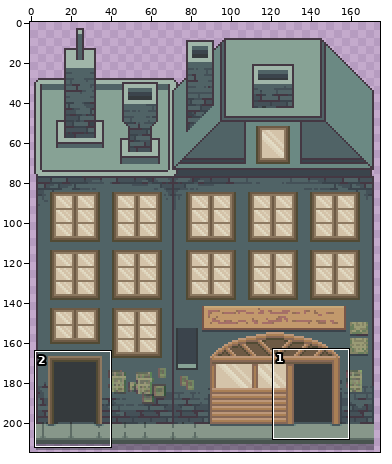
Sprite sheet: assets/02_architecture/02_palud/paludBuildingLeft.png. Above: a wide view before the commit, with the close-up outlined.
Close-up. Earlier state:
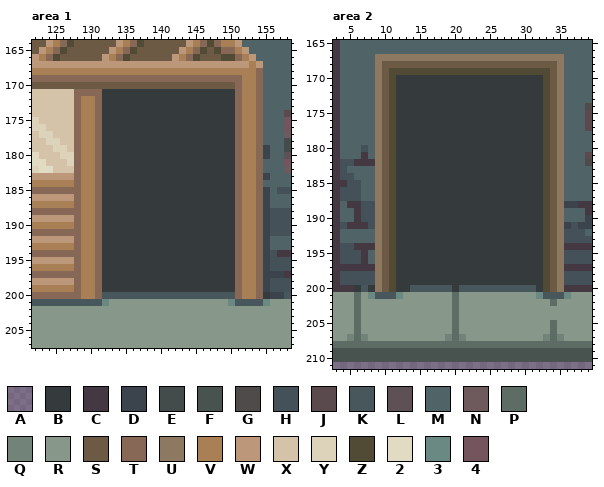
The file is 175x215 pixels. Colours within 5 levels of each other are drawn and written as one. Shown: area 1: x 122..158, y 164..207; area 2: x 3..39, y 165..211. The commit also changed other parts of the picture, which this record leaves out.
Palette (. is transparent): A #29283474  B #353a3d  C #443843  D #3b444c  E #444b4b  F #48534f  G #504b4b  H #445158  J #5a494d  K #48575c  L #5e5155  M #506366  N #6e595d  P #5d6c65  Q #72847a  R #87978a  S #6d5a45  T #876856  U #8d7961  V #a97f55  W #bc9779  X #d4c3a9  Y #ddd2ba  Z #514a34  2 #e2dbc4  3 #6b8983  4 #74545d
Pixels before, area 1, first column x 122:
164 SSWVTZSSSSSSWVTZSSSSSSWVTZTVVWMMMMMMM
165 SWVTZSSSSSSWVTZSSSSSSWVTZSZTTVWMMMMMM
166 WVTZSSSSSSWVTZSSSSSSWVTZSSSZZTVWMMMMM
167 WWWWWWWWWWWWWWWWWWWWWWWWWWWWWWWVWMMMM
168 VVVVVVVVVVVVVVVVVVVVVVVVVVVVVVVVTMMMM
169 TTTTTTTTTTTTTTTTTTTTTTTTTTTTTTVVTMMMM
170 SSSSSSSSSSSSSSSSSSSSSSSSSSSSSTVVTMMMM
171 XXXXXXTTTTBBBBBBBBBBBBBBBBBBBTVVTMMMM
172 XXXXXXTVVTBBBBBBBBBBBBBBBBBBBTVVTMMMM
173 XXXXXXTVVTBBBBBBBBBBBBBBBBBBBTVVTMMMM
174 XXXXXXTVVTBBBBBBBBBBBBBBBBBBBTVVTMMMJ
175 YXXXXXTVVTBBBBBBBBBBBBBBBBBBBTVVTMMM4
176 YYXXXXTVVTBBBBBBBBBBBBBBBBBBBTVVTMMM4
177 XYYXXXTVVTBBBBBBBBBBBBBBBBBBBTVVTMMMN
178 XXYYXXTVVTBBBBBBBBBBBBBBBBBBBTVVTMMME
179 XXXYYXTVVTBBBBBBBBBBBBBBBBBBBTVVTDMME
180 2XXXYYTVVTBBBBBBBBBBBBBBBBBBBTVVTDMML
181 22XXXYTVVTBBBBBBBBBBBBBBBBBBBTVVTMMM4
182 Y22XXXTVVTBBBBBBBBBBBBBBBBBBBTVVTMMMN
183 WWWWWWTVVTBBBBBBBBBBBBBBBBBBBTVVTDMMM
184 VVVVVVTVVTBBBBBBBBBBBBBBBBBBBTVVTMMMM
185 TTTTTTTVVTBBBBBBBBBBBBBBBBBBBTVVTDMHH
186 WWWWWWTVVTBBBBBBBBBBBBBBBBBBBTVVTDMMM
187 VVVVVVTVVTBBBBBBBBBBBBBBBBBBBTVVTDMMM
188 TTTTTTTVVTBBBBBBBBBBBBBBBBBBBTVVTDHHH
189 WWWWWWTVVTBBBBBBBBBBBBBBBBBBBTVVTDHHH
190 VVVVVVTVVTBBBBBBBBBBBBBBBBBBBTVVTDHHH
191 TTTTTTTVVTBBBBBBBBBBBBBBBBBBBTVVTDHHH
192 WWWWWWTVVTBBBBBBBBBBBBBBBBBBBTVVTDMMM
193 VVVVVVTVVTBBBBBBBBBBBBBBBBBBBTVVTDMMM
194 TTTTTTTVVTBBBBBBBBBBBBBBBBBBBTVVTDHCC
195 WWWWWWTVVTBBBBBBBBBBBBBBBBBBBTVVTDHHH
196 VVVVVVTVVTBBBBBBBBBBBBBBBBBBBTVVTDHHH
197 TTTTTTTVVTBBBBBBBBBBBBBBBBBBBTVVTDDDC
198 WWWWWWTVVTBBBBBBBBBBBBBBBBBBBTVVTDHHH
199 VVVVVVTVVTBBBBBBBBBBBBBBBBBBBTVVTDHHH
200 TTTTTTTVVTKKKKKKKKKKKKKKKKKKKTVVTBDDK
201 KKKKKKKKKK3RRRRRRRRRRRRRRRRR3KKKK3RRR
202 RRRRRRRRRRRRRRRRRRRRRRRRRRRRRRRRRRRRR
203 RRRRRRRRRRRRRRRRRRRRRRRRRRRRRRRRRRRRR
204 RRRRRRRRRRRRRRRRRRRRRRRRRRRRRRRRRRRRR
205 RRRRRRRRRRRRRRRRRRRRRRRRRRRRRRRRRRRRR
206 RRRRRRRRRRRRRRRRRRRRRRRRRRRRRRRRRRRRR
207 RRRRRRRRRRRRRRRRRRRRRRRRRRRRRRRRRRRRR
Pixels before, area 2, first column x 3:
165 CMMMMMMMMMMMMMMMMMMMMMMMMMMMMMMMMMMMM
166 CMMMMMMMMMMMMMMMMMMMMMMMMMMMMMMMMMMMM
167 CMMMMMUUUUUUUUUUUUUUUUUUUUUUUUUUUMMMM
168 CMMMMMUSSSSSSSSSSSSSSSSSSSSSSSSSUMMMM
169 CMMMMMUSZZZZZZZZZZZZZZZZZZZZZZZSUMMMM
170 CMMMMMUSZBBBBBBBBBBBBBBBBBBBBBZSUMMMM
171 CMMMMMUSZBBBBBBBBBBBBBBBBBBBBBZSUMMMM
172 CMMMMMUSZBBBBBBBBBBBBBBBBBBBBBZSUMMMM
173 CMMMMMUSZBBBBBBBBBBBBBBBBBBBBBZSUMMMM
174 CMMMMMUSZBBBBBBBBBBBBBBBBBBBBBZSUMMMG
175 CMMMMMUSZBBBBBBBBBBBBBBBBBBBBBZSUMMMJ
176 CMMMMMUSZBBBBBBBBBBBBBBBBBBBBBZSUMMMJ
177 CMMMMMUSZBBBBBBBBBBBBBBBBBBBBBZSUMMMJ
178 CMMMMMUSZBBBBBBBBBBBBBBBBBBBBBZSUMMMM
179 CMMMMMUSZBBBBBBBBBBBBBBBBBBBBBZSUMMMM
180 CMMMHMUSZBBBBBBBBBBBBBBBBBBBBBZSUMMMM
181 CMMMCMUSZBBBBBBBBBBBBBBBBBBBBBZSUMMMJ
182 CHHCCCUSZBBBBBBBBBBBBBBBBBBBBBZSUMMMG
183 CHMMMMUSZBBBBBBBBBBBBBBBBBBBBBZSUMMMM
184 CHHMMMUSZBBBBBBBBBBBBBBBBBBBBBZSUMMMM
185 CCHHMMUSZBBBBBBBBBBBBBBBBBBBBBZSUMMMM
186 CHHHMMUSZBBBBBBBBBBBBBBBBBBBBBZSUMMMM
187 CHHHMMUSZBBBBBBBBBBBBBBBBBBBBBZSUMMMM
188 CMCCHHUSZBBBBBBBBBBBBBBBBBBBBBZSUDDCC
189 CMMCHHUSZBBBBBBBBBBBBBBBBBBBBBZSUMMMC
190 CMMCHHUSZBBBBBBBBBBBBBBBBBBBBBZSUMMMD
191 CHCCCHUSZBBBBBBBBBBBBBBBBBBBBBZSUDHDD
192 CMMMMMUSZBBBBBBBBBBBBBBBBBBBBBZSUHHHM
193 CMMMMMUSZBBBBBBBBBBBBBBBBBBBBBZSUHHHH
194 CHHCCCUSZBBBBBBBBBBBBBBBBBBBBBZSUCCCC
195 CHHHCMUSZBBBBBBBBBBBBBBBBBBBBBZSUHHHH
196 CHHHCMUSZBBBBBBBBBBBBBBBBBBBBBZSUHHHH
197 CCCCCCUSZBBBBBBBBBBBBBBBBBBBBBZSUCCCC
198 CHHHHHUSZBBBBBBBBBBBBBBBBBBBBBZSUHHHH
199 CHHHHHUSZBBBBBBBBBBBBBBBBBBBBBZSUHHHH
200 CCCBKBUSZBBKKKKKKBKKKKKKKKKKKBZSUCCCC
201 RRRPR3KKK3RRRRRRRPRRRRRRRRRRR3KKK3RRR
202 RRRPRRRRRRRRRRRRRPRRRRRRRRRRRRRPRRRRR
203 RRRPRRRRRRRRRRRRRPRRRRRRRRRRRRRRRRRRR
204 RRRPRRRRRRRRRRRRRPRRRRRRRRRRRRRRRRRRR
205 RRRPRRRRRRRRRRRRRPRRRRRRRRRRRRRPRRRRR
206 RRRPRRRRRRRRRRRRRPRRRRRRRRRRRRRPRRRRR
207 RRQPQRRRRRRRRRRRQPQRRRRRRRRRRRQPQRRRR
208 PPPPPPPPPPPPPPPPPPPPPPPPPPPPPPPPPPPPP
209 FFFFFFFFFFFFFFFFFFFFFFFFFFFFFFFFFFFFF
210 FFFFFFFFFFFFFFFFFFFFFFFFFFFFFFFFFFFFF
211 AAAAAAAAAAAAAAAAAAAAAAAAAAAAAAAAAAAAA
And afterwards:
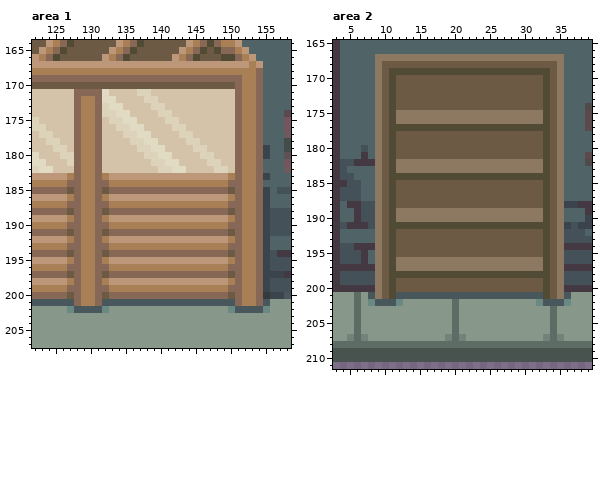
The edit:
Changed rows in their new state; - is an unchanged pixel.
Area 1:
first column x 127:
171 -----2XXXXYYXXXXXXXXXXXX-----
172 -----22XXXXYYXXXXXXXXXXX-----
173 -----Y22XXXXYYXXXXXXXXXX-----
174 -----YY22XXXXYYXXXXXXXXX-----
175 -----XYY22XXXXYYXXXXXXXX-----
176 -----XXYY22XXXXYYXXXXXXX-----
177 -----XXXYY22XXXXYYXXXXXX-----
178 -----XXXXYY22XXXXYYXXXXX-----
179 -----XXXXXYY22XXXXYYXXXX-----
180 -----XXXXXXYY22XXXXYYXXX-----
181 -----XXXXXXXYY22XXXXYYXX-----
182 -----XXXXXXXXYY22XXXXYYX-----
183 V----VWWWWWWWWWWWWWWWWWV-----
184 T----TVVVVVVVVVVVVVVVVVT-----
185 S----STTTTTTTTTTTTTTTTTS-----
186 V----VWWWWWWWWWWWWWWWWWV-----
187 T----TVVVVVVVVVVVVVVVVVT-----
188 S----STTTTTTTTTTTTTTTTTS-----
189 V----VWWWWWWWWWWWWWWWWWV-----
190 T----TVVVVVVVVVVVVVVVVVT-----
191 S----STTTTTTTTTTTTTTTTTS-----
192 V----VWWWWWWWWWWWWWWWWWV-----
193 T----TVVVVVVVVVVVVVVVVVT-----
194 S----STTTTTTTTTTTTTTTTTS-----
195 V----VWWWWWWWWWWWWWWWWWV-----
196 T----TVVVVVVVVVVVVVVVVVT-----
197 S----STTTTTTTTTTTTTTTTTS-----
198 V----VWWWWWWWWWWWWWWWWWV-----
199 T----TVVVVVVVVVVVVVVVVVT-----
200 S----STTTTTTTTTTTTTTTTTS-----
201 -TVVTKKKKKKKKKKKKKKKKKKKTVVTK
202 3KKKK3-----------------3KKKK3
Area 2:
first column x 6:
170 ------SSSSSSSSSSSSSSSSSSSSS----
171 ------SSSSSSSSSSSSSSSSSSSSS----
172 ------SSSSSSSSSSSSSSSSSSSSS----
173 ------SSSSSSSSSSSSSSSSSSSSS----
174 ------SSSSSSSSSSSSSSSSSSSSS----
175 ------UUUUUUUUUUUUUUUUUUUUU----
176 ------UUUUUUUUUUUUUUUUUUUUU----
177 ------ZZZZZZZZZZZZZZZZZZZZZ----
178 ------SSSSSSSSSSSSSSSSSSSSS----
179 ------SSSSSSSSSSSSSSSSSSSSS----
180 ------SSSSSSSSSSSSSSSSSSSSS----
181 ------SSSSSSSSSSSSSSSSSSSSS----
182 ------UUUUUUUUUUUUUUUUUUUUU----
183 ------UUUUUUUUUUUUUUUUUUUUU----
184 ------ZZZZZZZZZZZZZZZZZZZZZ----
185 ------SSSSSSSSSSSSSSSSSSSSS----
186 ------SSSSSSSSSSSSSSSSSSSSS----
187 ------SSSSSSSSSSSSSSSSSSSSS----
188 ------SSSSSSSSSSSSSSSSSSSSS----
189 ------UUUUUUUUUUUUUUUUUUUUU----
190 ------UUUUUUUUUUUUUUUUUUUUU----
191 ------ZZZZZZZZZZZZZZZZZZZZZ----
192 ------SSSSSSSSSSSSSSSSSSSSS----
193 ------SSSSSSSSSSSSSSSSSSSSS----
194 ------SSSSSSSSSSSSSSSSSSSSS----
195 ------SSSSSSSSSSSSSSSSSSSSS----
196 ------UUUUUUUUUUUUUUUUUUUUU----
197 ------UUUUUUUUUUUUUUUUUUUUU----
198 ------ZZZZZZZZZZZZZZZZZZZZZ----
199 ------SSSSSSSSSSSSSSSSSSSSS----
200 CCC---SSSSSSSSSSSSSSSSSSSSS----
201 --KUSZKKKKKKKKKKKKKKKKKKKKKZSUK
202 --3KKK3-------------------3KKK3
203 ----------------------------P--
204 ----------------------------P--
Changed places in both close-ups, as pixel boxes (x1, y1, x2, y2):
changed: (67, 89, 270, 313)
changed: (354, 75, 571, 320)
